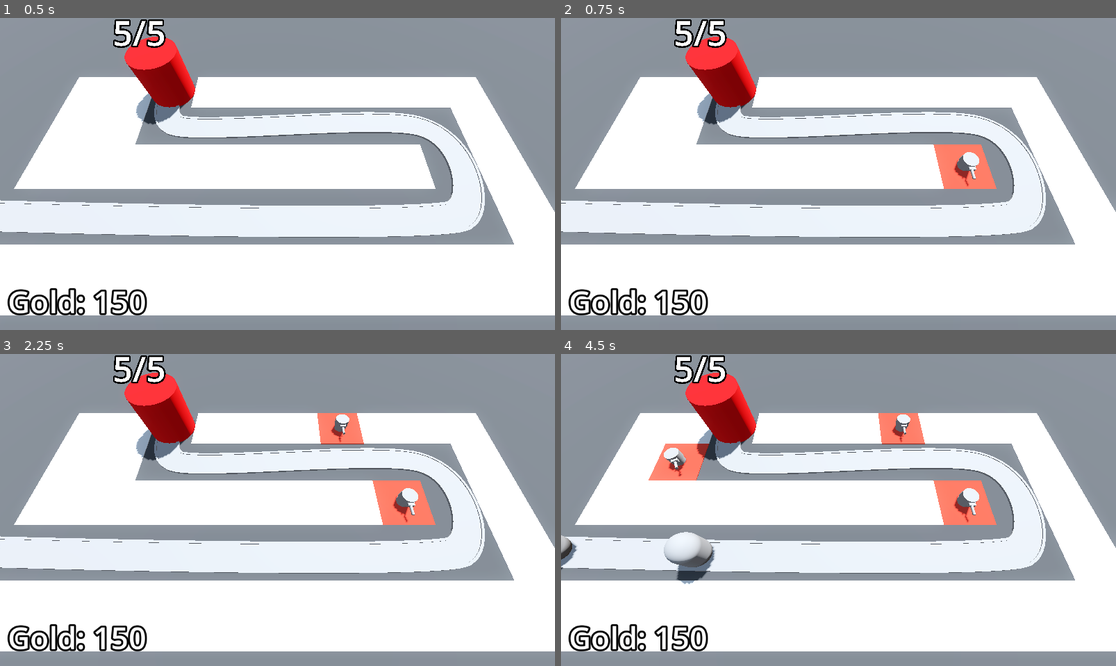
Above: before the commit, frames 1-4 (two rows, left to right).
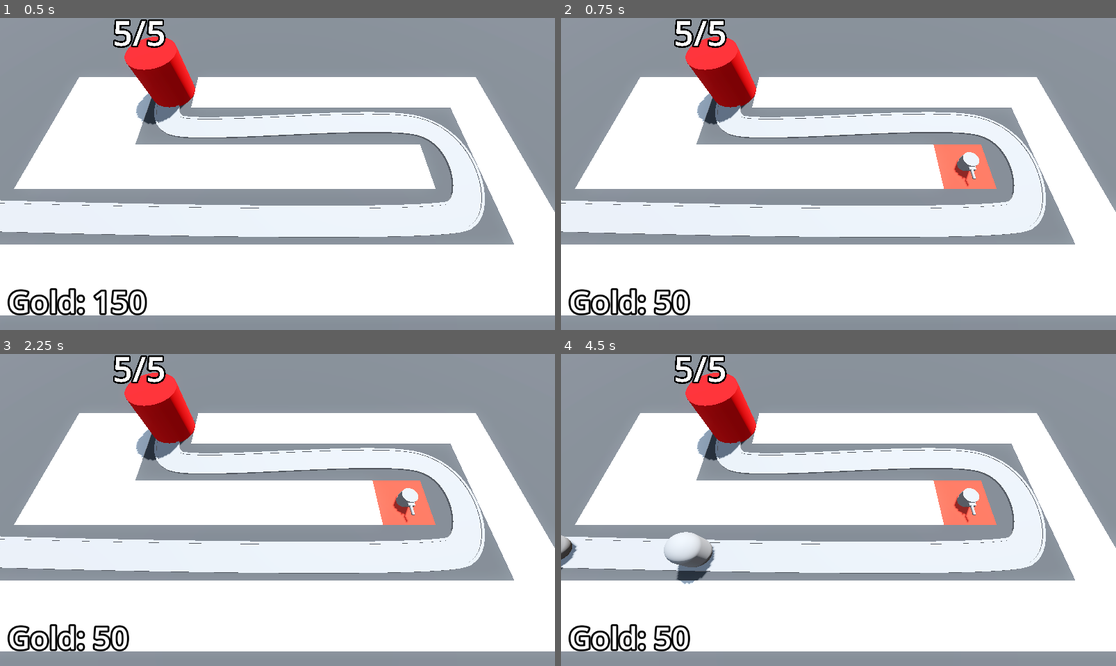
Above: after the commit, the same moments.

Repository: DapperMongoose/BarbarianBlaster
Game: Godot game, scene res://BaseLevel.tscn
Same seed, same stepped clock (60 frames per second), same inputs: the game is played once before the commit and once after it.
Inputs (mouse positions are in pixels of both pictures, inside the frame that each line leads up to):
- Up to frame 1 (0.5 s): no input
- Up to frame 2 (0.75 s): tap Enter at 0.5 s; move the mouse to (960, 158) at 0.52 s; press the mouse at (960, 158) at 0.53 s
- Up to frame 3 (2.25 s): tap Space at 1.25 s; move the mouse to (166, 525) at 1.27 s; release the mouse at (166, 525) at 1.28 s; click (166, 525) at 1.35 s; tap Enter at 2 s; move the mouse to (333, 441) at 2.02 s; press the mouse at (333, 441) at 2.03 s
- Up to frame 4 (4.5 s): move the mouse to (810, 572) at 2.77 s; release the mouse at (810, 572) at 2.78 s; click (810, 572) at 2.85 s; move the mouse to (1005, 556) at 3.52 s; press the mouse at (1005, 556) at 3.53 s; move the mouse to (672, 463) at 4.27 s; release the mouse at (672, 463) at 4.28 s; click (672, 463) at 4.35 s

Frame 1 is identical in both runs. In frame 2, 0.5% of the frame differs, in the area x 16-27%, y 86-96%; in frame 3, 1.1%; in frame 4, 2.0%, in the area x 15-66%, y 18-96%.

Commit message:
completed earning and spending gold lesson

Diff:
--- a/BaseLevel.tscn
+++ b/BaseLevel.tscn
@@ -119,7 +119,7 @@
 turret = ExtResource("6_xysai")
 enemy_path = NodePath("../EnemyPath")
 
-[node name="Bank" type="MarginContainer" parent="."]
+[node name="Bank" type="MarginContainer" parent="." groups=["bank"]]
 anchors_preset = 15
 anchor_right = 1.0
 anchor_bottom = 1.0
--- a/Enemy/enemy.gd
+++ b/Enemy/enemy.gd
@@ -2,9 +2,11 @@
 
 @export var speed: float = 5
 @export var max_health: int = 50
+@export var gold_value := 15
 
 @onready var base = get_tree().get_first_node_in_group("base")
 @onready var animation_player: AnimationPlayer = $AnimationPlayer
+@onready var bank = get_tree().get_first_node_in_group("bank")
 
 
 var current_health: int:
@@ -13,6 +15,7 @@
 			animation_player.play("TakeDamage")
 		current_health = health_in
 		if current_health < 1:
+			bank.gold += gold_value
 			queue_free()
 
 func _ready():
--- a/RayPickerCamera/ray_picker_camera.gd
+++ b/RayPickerCamera/ray_picker_camera.gd
@@ -2,8 +2,10 @@
 
 @export var gridmap: GridMap
 @export var turret_manager: Node3D
+@export var turret_cost := 100
 
 @onready var ray_cast_3d: RayCast3D = $RayCast3D
+@onready var bank = get_tree().get_first_node_in_group("bank")
 
 # Called every frame. 'delta' is the elapsed time since the previous frame.
 func _process(delta: float) -> void:
@@ -12,15 +14,19 @@
 	ray_cast_3d.force_raycast_update()
 
 	if ray_cast_3d.is_colliding():
-		Input.set_default_cursor_shape(Input.CURSOR_POINTING_HAND)
-		var collider = ray_cast_3d.get_collider()
-		if collider is GridMap:
-			if Input.is_action_pressed("click"):
-				var collision_point = ray_cast_3d.get_collision_point()
-				var cell = gridmap.local_to_map(collision_point)
-				if gridmap.get_cell_item(cell) == 0:
-					gridmap.set_cell_item(cell, 1)
-					var tile_position = gridmap.map_to_local(cell)
-					turret_manager.build_turret(tile_position)
+		if bank.gold >= turret_cost:
+			Input.set_default_cursor_shape(Input.CURSOR_POINTING_HAND)
+			var collider = ray_cast_3d.get_collider()
+			if collider is GridMap:
+				if Input.is_action_pressed("click"):
+					var collision_point = ray_cast_3d.get_collision_point()
+					var cell = gridmap.local_to_map(collision_point)
+					if gridmap.get_cell_item(cell) == 0:
+						gridmap.set_cell_item(cell, 1)
+						var tile_position = gridmap.map_to_local(cell)
+						turret_manager.build_turret(tile_position)
+						bank.gold -= turret_cost
+		else:
+			Input.set_default_cursor_shape(Input.CURSOR_ARROW)
 	else:
 		Input.set_default_cursor_shape(Input.CURSOR_ARROW)
